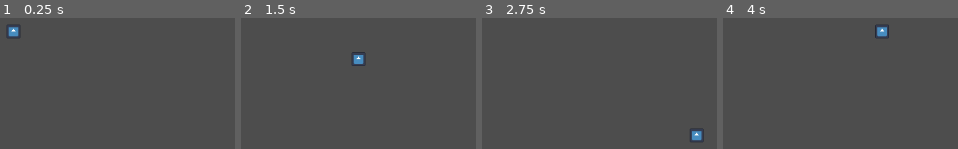
Above: before the commit, frames 1-4 (left to right).
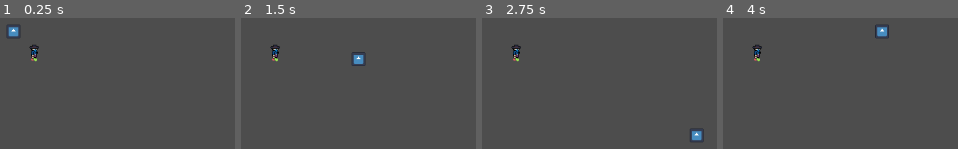
Above: after the commit, the same moments.

Repository: Mastersujo/RougeLIke
Game: Godot game, scene res://Scenes/Level_A.tscn
The game is run twice, just before and just after one commit, with the same random seed, the same clock (stepped at 60 frames per second) and the same inputs. The engine's default icon, where the game draws it, is replaced by a stand-in: a white triangle on a blue panel in a dark square.
Inputs:
- Up to frame 1 (0.25 s): no input
- Up to frame 2 (1.5 s): tap Enter at 0.5 s; hold D (right) 0.53-1.28 s; hold S (down) from 1.28 s (still down)
- Up to frame 3 (2.75 s): release S (down) at 2.03 s; hold D (right) from 2.03 s (still down)
- Up to frame 4 (4 s): tap Space at 2.75 s; release D (right) at 2.78 s; hold W (up) 2.78-3.53 s; tap Enter at 3.5 s; hold A (left) from 3.53 s (still down)

The runs differ from the first frame. In frame 1, 0.3% of the frame differs, in the area x 12-17%, y 20-34%; in frame 2, 0.3%; in frame 3, 0.3%; in frame 4, 0.3%.

Commit message:
Instanced an enemy and turned all moving platform layers off for both player and enemy to partially fix collision sticking and moving.

Diff:
--- a/Blue_Enemy.tscn
+++ b/Scenes/Blue_Enemy.tscn
@@ -71,12 +71,15 @@
 }]
 
 [node name="BlueEnemy" type="CharacterBody2D" groups=["Enemy"]]
+platform_on_leave = 1
+platform_floor_layers = 0
 script = ExtResource("1_nym0d")
 
 [node name="CollisionShape2D" type="CollisionShape2D" parent="."]
 position = Vector2(0, 1)
 scale = Vector2(1, 0.9684383)
 shape = SubResource("RectangleShape2D_h1vhg")
+one_way_collision_margin = 8.5
 
 [node name="AnimatedSprite2D" type="AnimatedSprite2D" parent="."]
 sprite_frames = SubResource("SpriteFrames_pff8j")
--- a/Scenes/player.tscn
+++ b/Scenes/player.tscn
@@ -6,6 +6,8 @@
 [sub_resource type="RectangleShape2D" id="RectangleShape2D_hqtel"]
 
 [node name="Player" type="CharacterBody2D" groups=["Player"]]
+platform_on_leave = 1
+platform_floor_layers = 0
 script = ExtResource("1_cvnsp")
 
 [node name="CollisionShape2D" type="CollisionShape2D" parent="."]
--- a/Scripts/level_a.gd
+++ b/Scripts/level_a.gd
@@ -2,14 +2,17 @@
 
 var Player = preload("res://Scenes/player.tscn")
 var Camera = preload("res://Scenes/camera.tscn")
+var Enemy  = preload("res://Scenes/Blue_Enemy.tscn")
 
 # Called when the node enters the scene tree for the first time.
 func _ready() -> void:
 	var PlayerINS = Player.instantiate()
-	var CamINS = Camera.instantiate()
-
+	var CamINS    = Camera.instantiate()
+	var EnemyINS  = Enemy.instantiate()
 	add_child(PlayerINS)
 	add_child(CamINS)
+	EnemyINS.global_position = Vector2(30,30)
+	add_child(EnemyINS)
 
 # Called every frame. 'delta' is the elapsed time since the previous frame.
 func _process(delta: float) -> void:
--- a/animated_sprite_2d.gd
+++ b/animated_sprite_2d.gd
@@ -1,5 +1,6 @@
 extends CharacterBody2D
 
+var health = 100
 
 # Called when the node enters the scene tree for the first time.
 func _ready() -> void:
